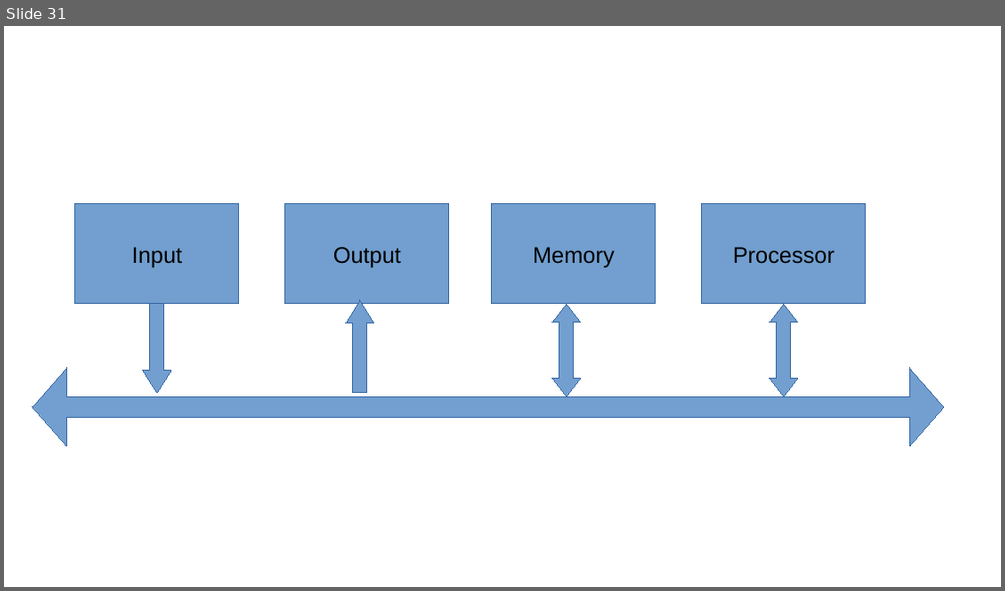
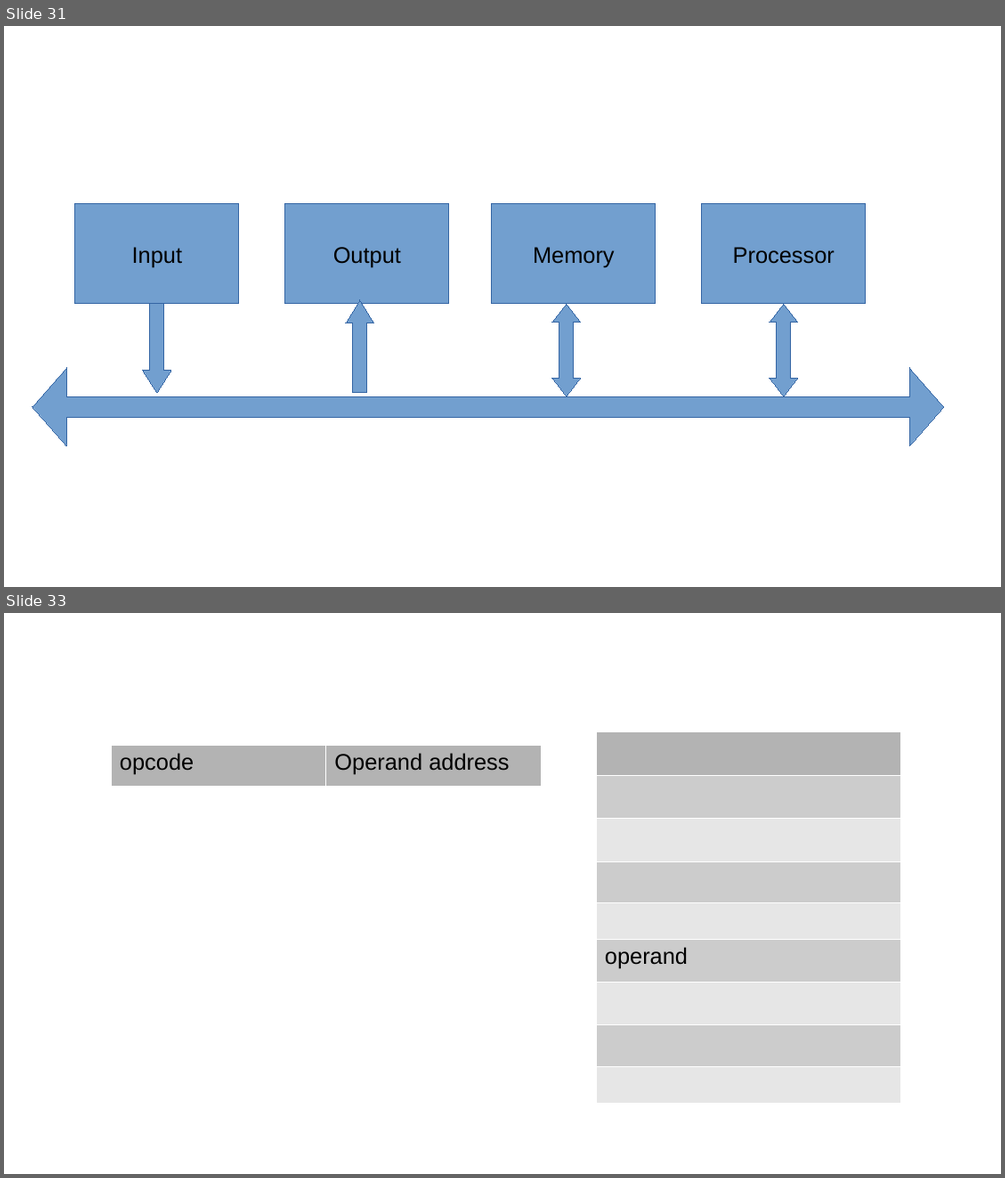
Before and after one commit to rajkumarananthu/workspace, a slide deck: GATE/images/gate_images.pptx. Shown one above the other, each under a label of ours: slide 31 before the commit, slides 31 and 33 after it; the slides between them are not shown. The pictures are 1005x591 and 1005x1178 pixels, drawn with LibreOffice and Linux fonts; fonts in the diff are those of the drawing. Boxes give left, top, right and bottom in pixels: in the first picture for what was removed or moved away, otherwise in the second. Text is boxed around its words. In the diff, an @@ line names an element or a change of style, - is before the commit and + after.

Commit message:
Computer Organization: Instruction format and addressing modes and started CISC vs RISC

```diff
--- a/GATE/images/gate_images.pptx
+++ b/GATE/images/gate_images.pptx
@@ slide 33 added at (4,613,1001,1174), background #FFFFFF @@
@@ table added at (111,745,542,786), 1 rows, 2 columns @@
+opcode | Operand address
@@ table added at (596,731,900,1174), 9 rows, 1 columns @@
+
+
+
+
+
+operand
+
+
+
```
Also in this commit, not shown: 6 slides changed, 1 other slide added, 1 slide removed, 2 other files.
